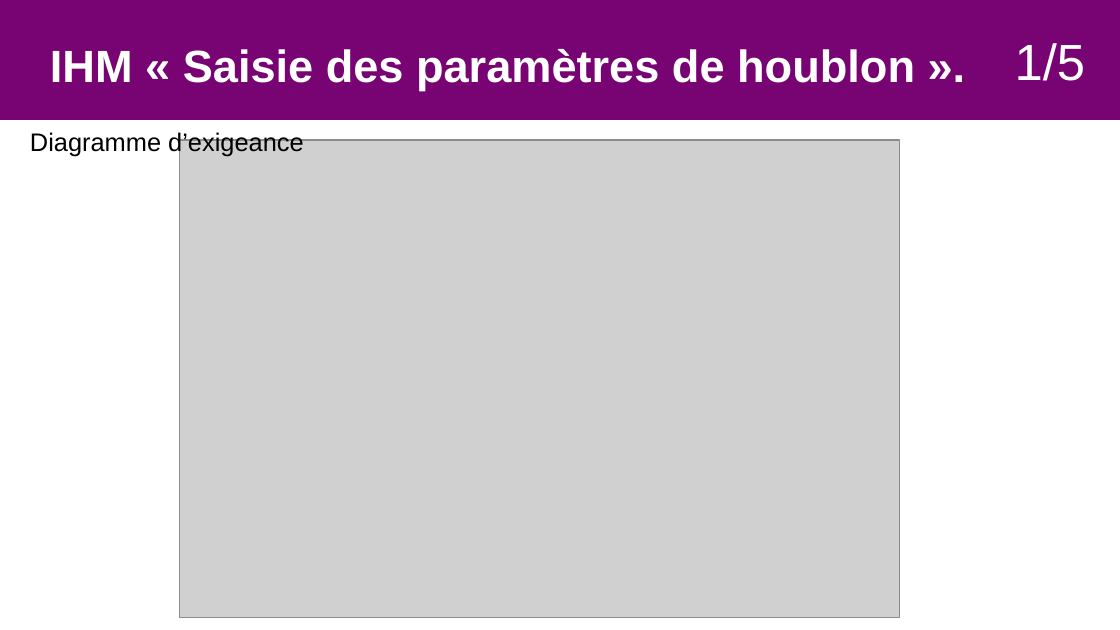
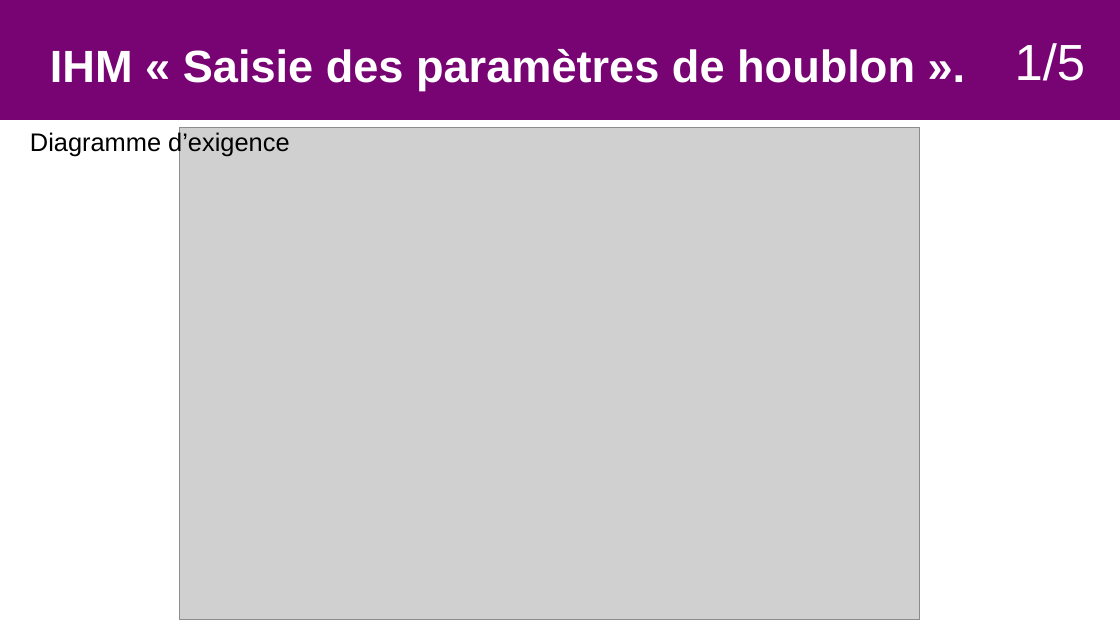
Before and after one commit to Sauvage89/sechoir-houblon, a slide deck: slide 8 of doc/diaporama/revue4/02-revue_sauvage.odp. Drawn at 1120x630 pixels with LibreOffice and Linux fonts; fonts in the diff are those of the drawing; grey boxes stand for pictures. Boxes give left, top, right and bottom in pixels: in the first picture for what was removed or moved away, otherwise in the second. Text is boxed around its words. In the diff, an @@ line names an element or a change of style, - is before the commit and + after.

```diff
--- a/doc/diaporama/revue4/02-revue_sauvage.odp
+++ b/doc/diaporama/revue4/02-revue_sauvage.odp
@@ text at [30, 131, 289, 157]: text changed @@
-Diagramme d’exigeance
+Diagramme d’exigence
@@ picture: place and size @@
-picture at [180, 140, 900, 618]
+picture at [180, 127, 920, 620]
```
Also in this commit, not shown: 5 other slides changed, 1 slide added, 1 other file.
